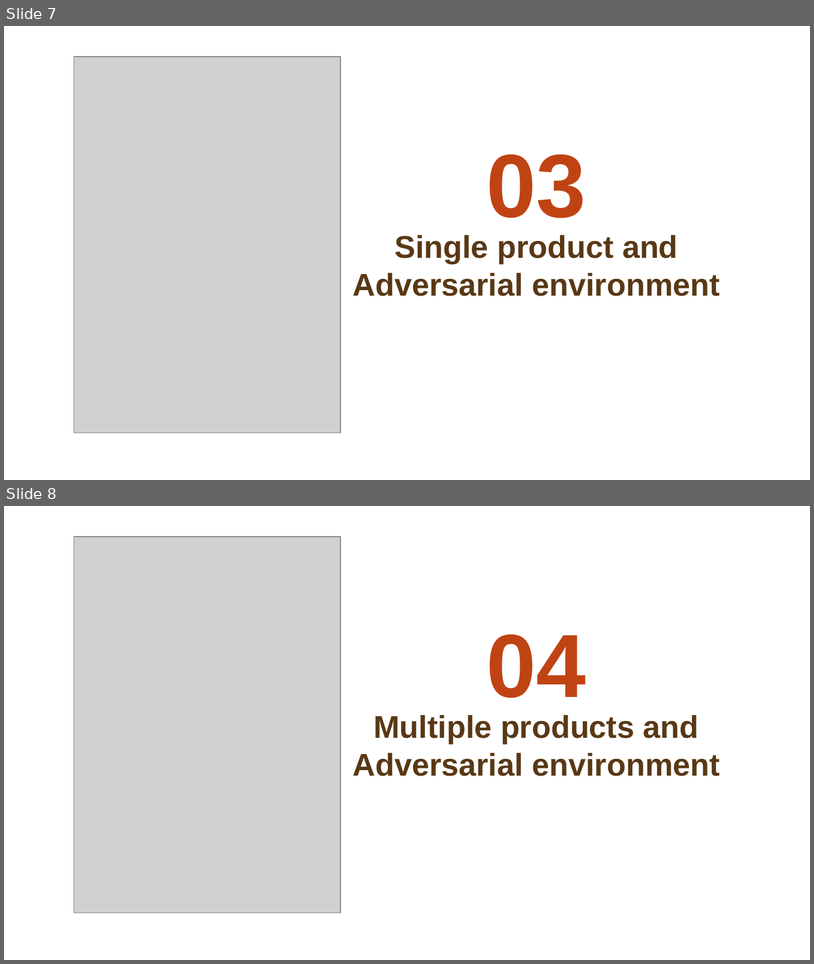
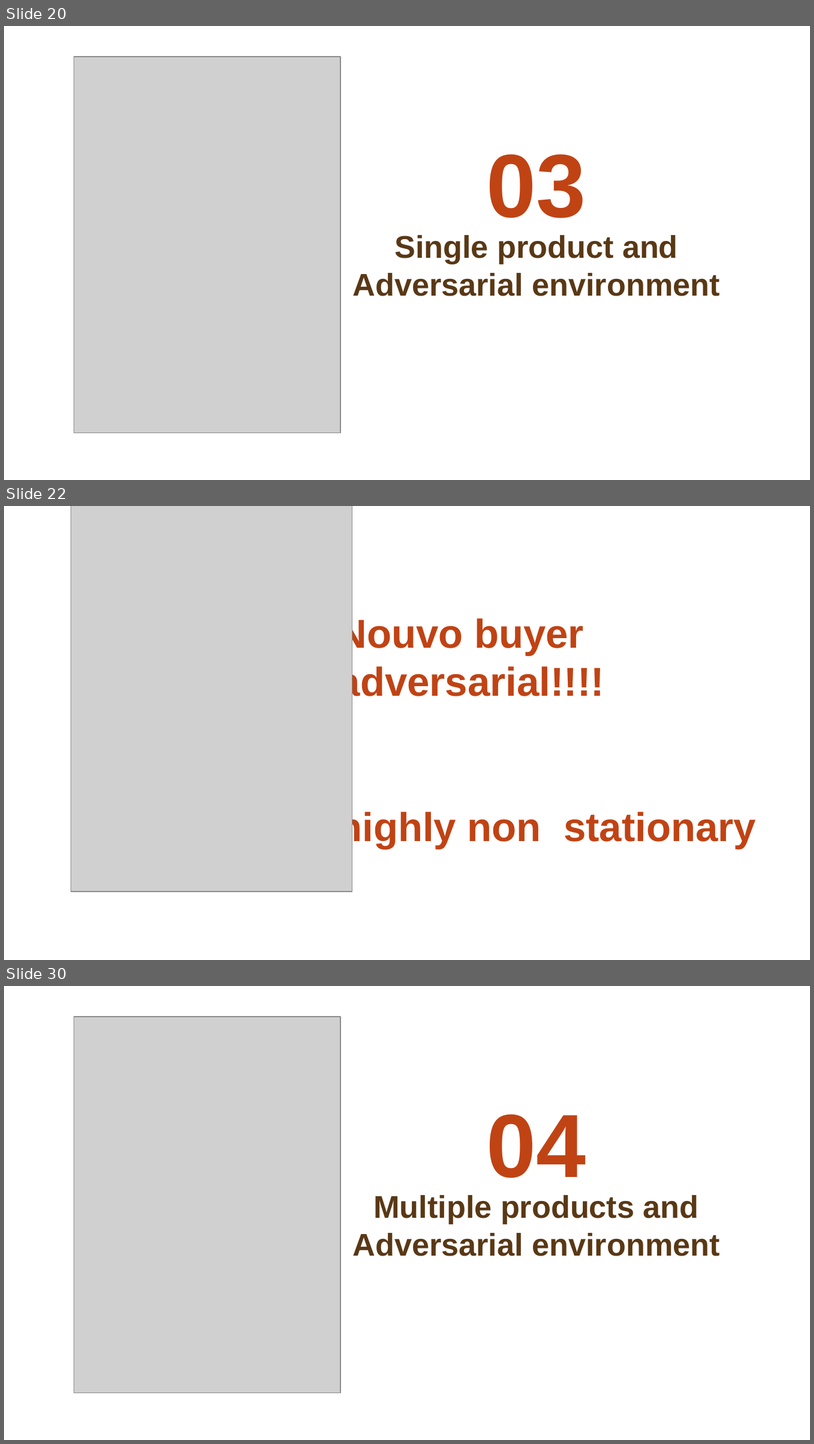
Before and after one commit to matteopasqual02/OLA-2025-project, a slide deck: presentation.pptx. Shown one above the other, each under a label of ours: slides 7 and 8 before the commit, slides 20, 22 and 30 after it; the slides between them are not shown. The pictures are 814x964 and 814x1444 pixels, drawn with LibreOffice and Linux fonts; fonts in the diff are those of the drawing; grey boxes stand for pictures; background and template pictures are left out. Boxes give left, top, right and bottom in pixels: in the first picture for what was removed or moved away, otherwise in the second. Text is boxed around its words. In the diff, an @@ line names an element or a change of style, - is before the commit and + after.

```diff
--- a/presentation.pptx
+++ b/presentation.pptx
@@ slide 22 added at (4, 506, 810, 960), background picture (left out) @@
@@ picture added at (71, 506, 353, 891) @@
@@ title added at (338, 615, 756, 849), 36 pt, text #C04314, bold @@
+Nouvo buyer
+adversarial!!!!
+highly non stationary
@@ what was slide 7 is now slide 20 @@
@@ what was slide 8 is now slide 30 @@
```
Also in this commit, not shown: 1 slide changed, 30 other slides added, 1 slide removed.
